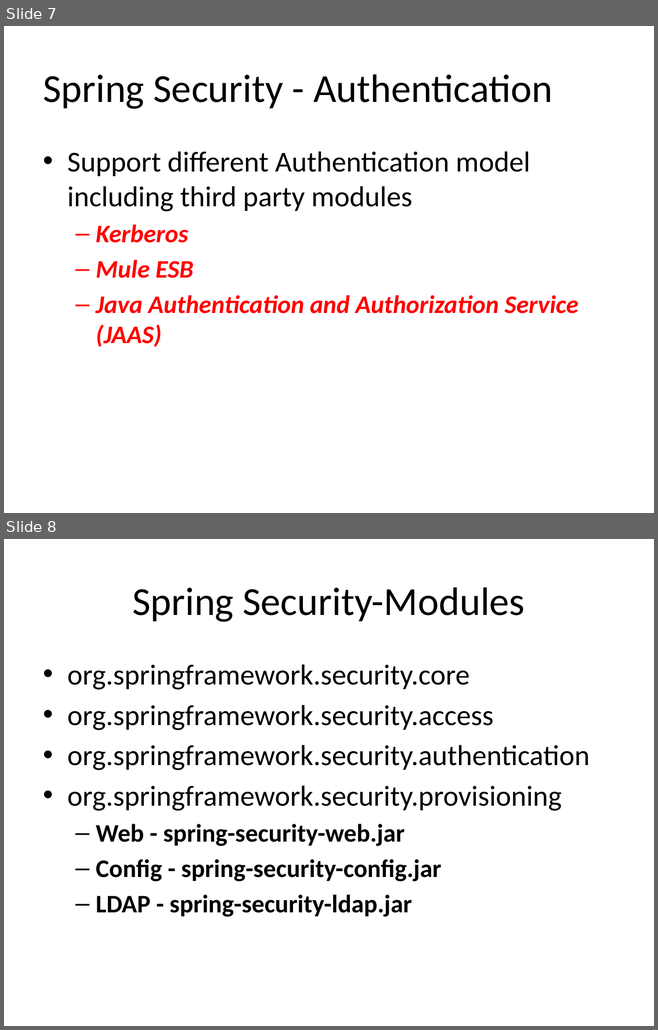
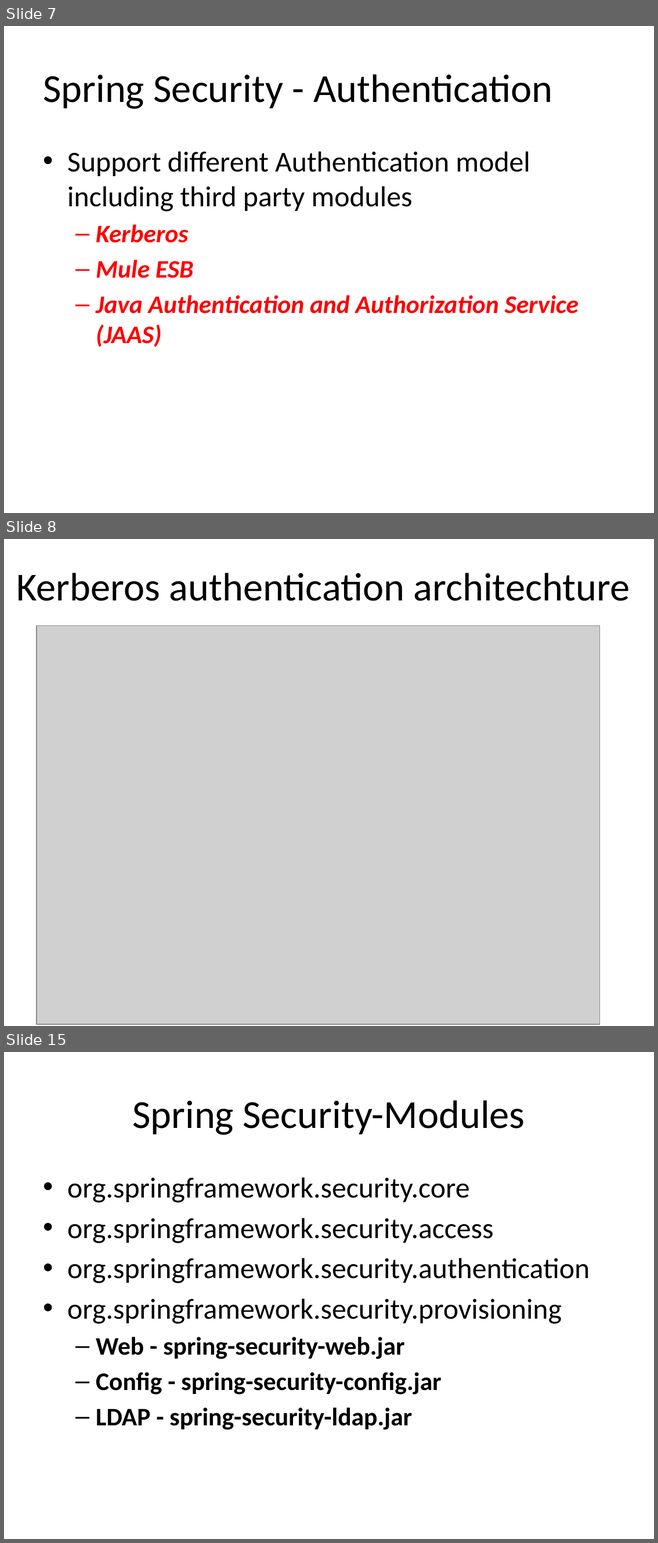
Before and after one commit to xbblcjx/projectdetails, a slide deck: SpringSecurity.pptx. Shown one above the other, each under a label of ours: slides 7 and 8 before the commit, slides 7, 8 and 15 after it; the slides between them are not shown. The pictures are 658x1030 and 658x1543 pixels, drawn with LibreOffice and Linux fonts; fonts in the diff are those of the drawing; grey boxes stand for pictures. Boxes give left, top, right and bottom in pixels: in the first picture for what was removed or moved away, otherwise in the second. Text is boxed around its words. In the diff, an @@ line names an element or a change of style, - is before the commit and + after.

```diff
--- a/SpringSecurity.pptx
+++ b/SpringSecurity.pptx
@@ slide 8 added at bbox=[4, 539, 654, 1026], background #FFFFFF @@
@@ title added at bbox=[17, 573, 629, 601], 44 pt, text #000000 @@
+Kerberos authentication architechture
@@ picture added at bbox=[36, 625, 600, 1024] @@
@@ what was slide 8 is now slide 15 @@
```
Also in this commit, not shown: 8 other slides added.
